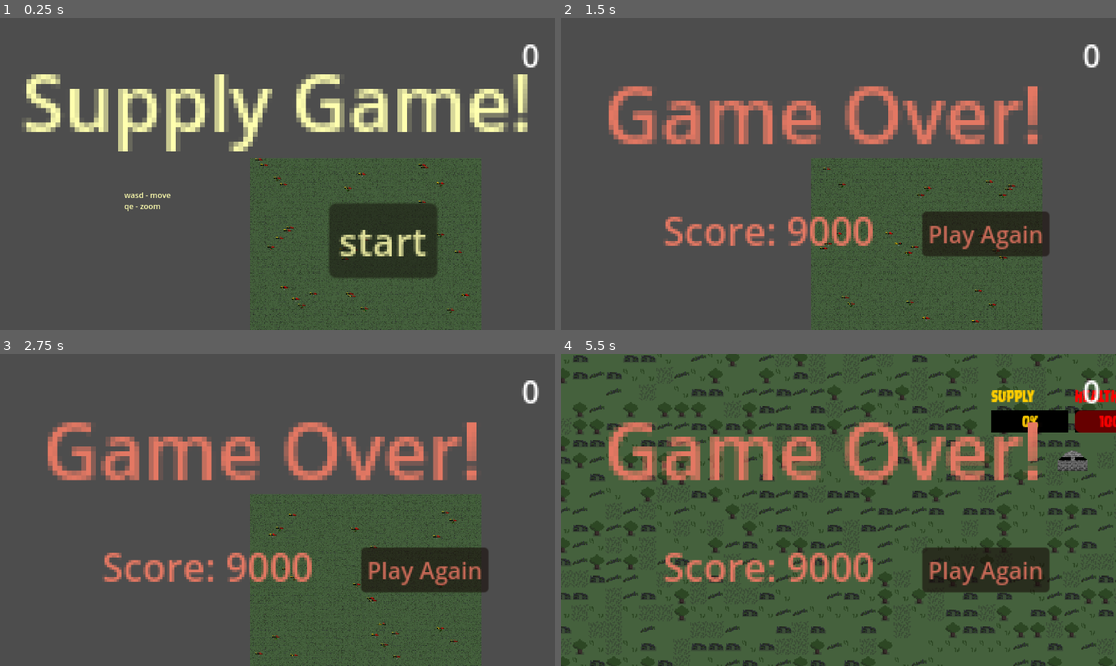
Above: before the commit, frames 1-4 (two rows, left to right).
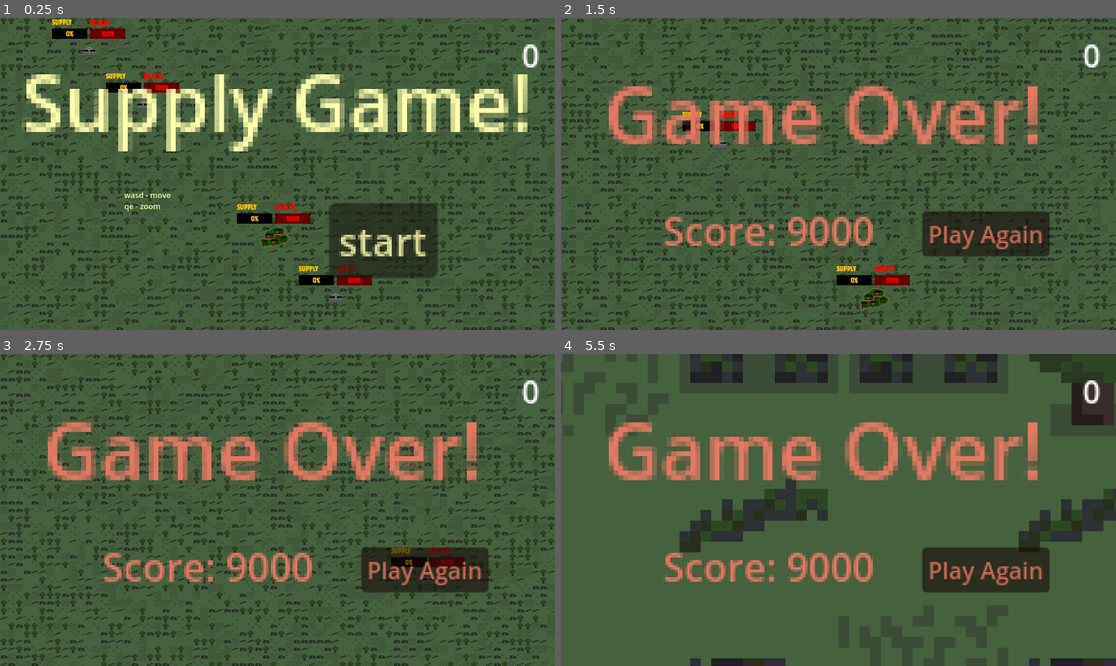
Above: after the commit, the same moments.

Repository: lewis785/ludum-dare-53
Game: Godot game, scene res://scenes/main.tscn
Two runs of this game, one before a commit and one after it. Both use one fixed random seed, a clock stepped at 60 frames per second and the inputs below.
Inputs (mouse positions are in pixels of both pictures, inside the frame that each line leads up to):
- Up to frame 1 (0.25 s): no input
- Up to frame 2 (1.5 s): click "start" at 0.5 s; click "Play Again" at 1.25 s
- Up to frame 3 (2.75 s): click "Play Again" at 2 s
- Up to frame 4 (5.5 s): click "Play Again" at 2.75 s; tap Enter at 3.5 s; move the mouse to (960, 494) at 3.52 s; hold E (camera_zoom_in) 3.53-4.28 s; click (960, 494) at 3.67 s; tap Q (camera_zoom_out) at 3.8, 4.35, 5.3 s; move the mouse to (727, 525) at 4.27 s; click (727, 525) at 4.42 s; tap E (camera_zoom_in) at 4.55 s; tap Space at 5 s; move the mouse to (894, 441) at 5.02 s; press the mouse at (894, 441) at 5.03 s

The runs differ from the first frame. In frame 1, 17% of the frame differs, in the area x 0-100%, y 0-100%; in frame 2, 16%; in frame 3, 15%; in frame 4, 21%.

Commit message:
REFACTOR simplify camera nodes

Diff:
--- a/scenes/Camera/Camera.tscn
+++ b/scenes/Camera/Camera.tscn
@@ -3,11 +3,10 @@
 [ext_resource type="Script" path="res://scenes/Camera/camera_controller.gd" id="1_67m5s"]
 [ext_resource type="PackedScene" uid="uid://euned6naim70" path="res://scenes/menu/menu.tscn" id="2_8kdlw"]
 
-[node name="Camera" type="Node2D"]
+[node name="Camera" type="Camera2D"]
+limit_left = 0
+limit_top = 0
 script = ExtResource("1_67m5s")
 
-[node name="Camera2D" type="Camera2D" parent="."]
+[node name="menu" parent="." instance=ExtResource("2_8kdlw")]
 position = Vector2(-4, 0)
-zoom = Vector2(0.1, 0.1)
-
-[node name="menu" parent="Camera2D" instance=ExtResource("2_8kdlw")]
--- a/scenes/Camera/camera_controller.gd
+++ b/scenes/Camera/camera_controller.gd
@@ -1,15 +1,13 @@
-extends Node
+extends Camera2D
 
 @export var camera_speed = 30
 @export var camera_zoom_speed = 0.9
 
-var camera : Camera2D
 var max_camera_speed
 
 # Called when the node enters the scene tree for the first time.
 func _ready():
 	max_camera_speed = camera_speed
-	camera = $Camera2D
 	pass # Replace with function body.
 
 
@@ -18,7 +16,7 @@
 	get_input(delta)
 
 func get_input(delta):
-	var movement = camera.position
+	var movement = position
 	if Input.is_action_pressed("camera_right"):
 		movement.x += camera_speed
 	if Input.is_action_pressed("camera_left"):
@@ -28,9 +26,9 @@
 	if Input.is_action_pressed("camera_down"):
 		movement.y += camera_speed
 	if Input.is_action_pressed("camera_zoom_in"):
-		camera.set_zoom(camera.get_zoom() + ((camera_zoom_speed * camera.get_zoom())/10))
+		set_zoom(get_zoom() + ((camera_zoom_speed * get_zoom())/10))
 	if Input.is_action_pressed("camera_zoom_out"):
-		camera.set_zoom(camera.get_zoom() - ((camera_zoom_speed * camera.get_zoom())/10))
+		set_zoom(get_zoom() - ((camera_zoom_speed * get_zoom())/10))
 
-	camera_speed = max_camera_speed / ((camera.get_zoom().x+1) / 2)
-	camera.position = movement
+	camera_speed = max_camera_speed / ((get_zoom().x+1) / 2)
+	position = movement
